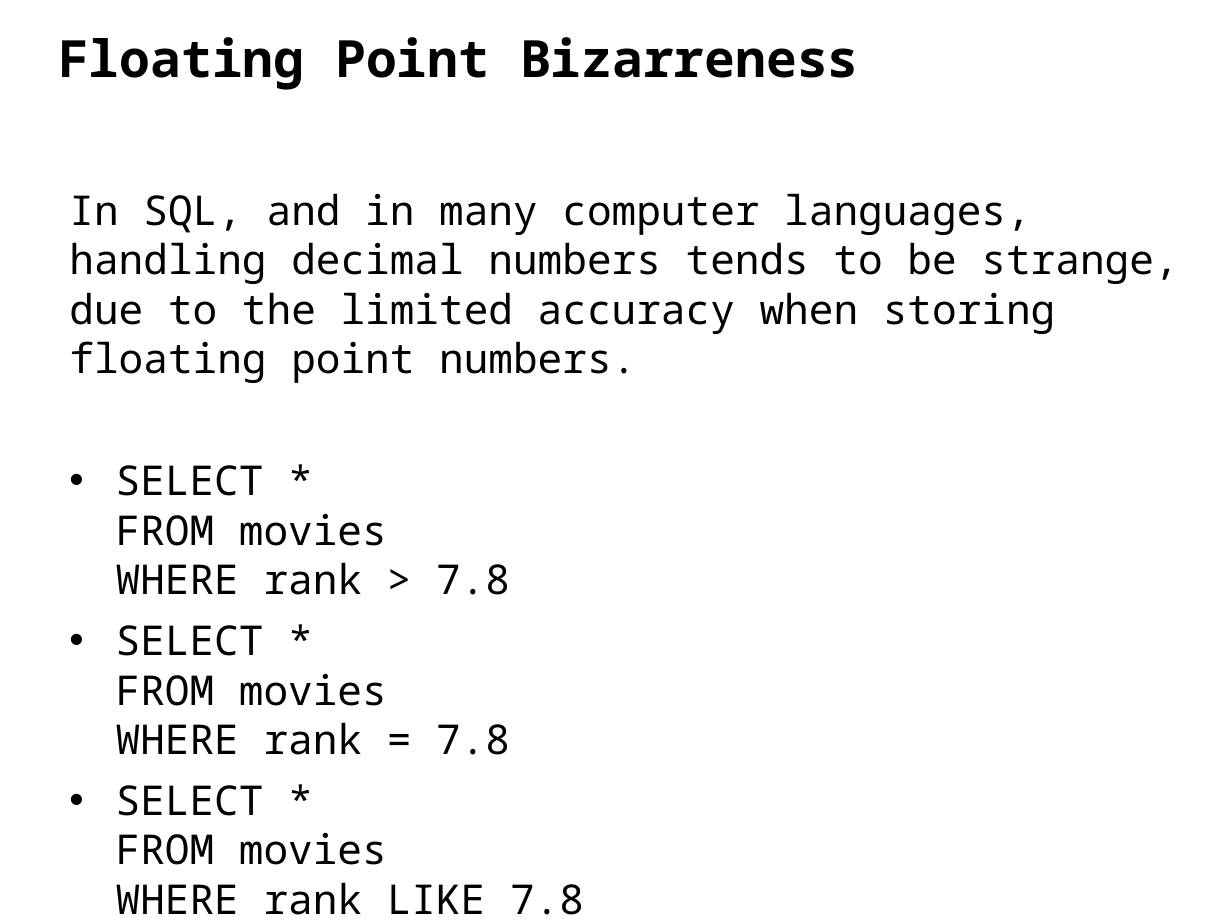
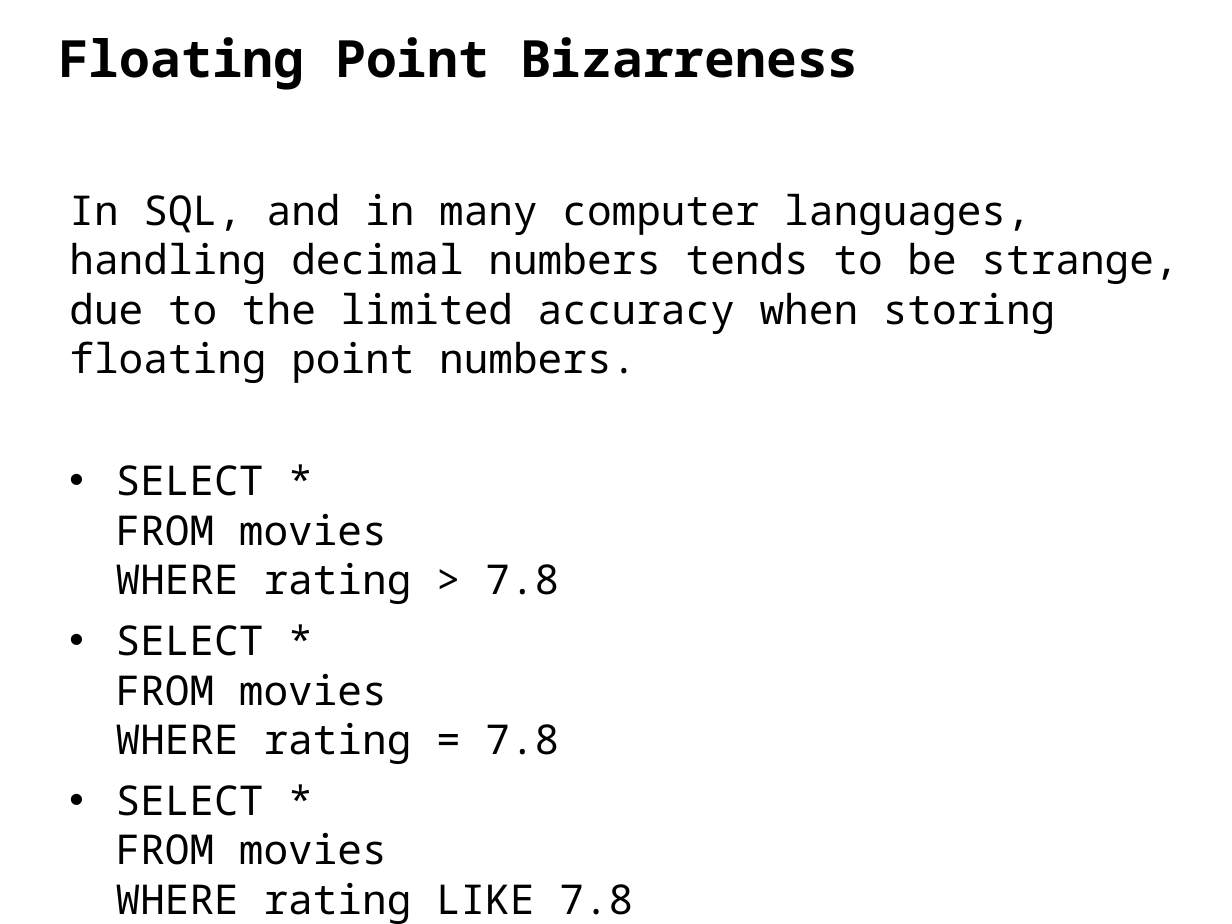
Before and after one commit to ipeirotis/introduction-to-databases, a slide deck: slide 18 of session3/B3-SQL_Filtering.pptx. Drawn at 1232x924 pixels with LibreOffice and Linux fonts; fonts in the diff are those of the drawing. Boxes give left, top, right and bottom in pixels: in the first picture for what was removed or moved away, otherwise in the second. Text is boxed around its words. In the diff, an @@ line names an element or a change of style, - is before the commit and + after.

```diff
--- a/session3/B3-SQL_Filtering.pptx
+++ b/session3/B3-SQL_Filtering.pptx
@@ text at <box>116,465,633,924</box>: text changed @@
-• SELECT *
-  FROM movies
-  WHERE rank > 7.8
-• SELECT *
-  FROM movies
-  WHERE rank = 7.8
-• SELECT *
-  FROM movies
-  WHERE rank LIKE 7.8
+• SELECT *
+  FROM movies
+  WHERE rating > 7.8
+• SELECT *
+  FROM movies
+  WHERE rating = 7.8
+• SELECT *
+  FROM movies
+  WHERE rating LIKE 7.8
```
Also in this commit, not shown: 2 other slides changed.
